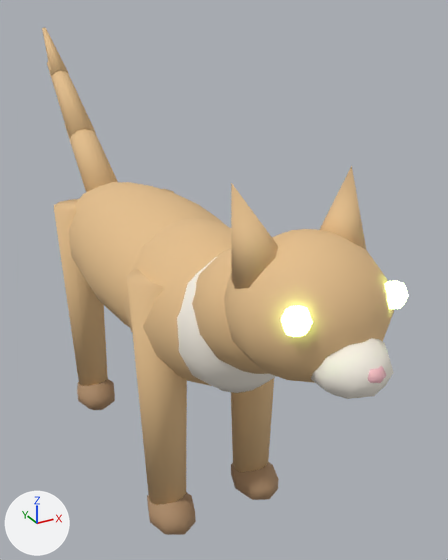
An edit to the glTF model assets/pbr/animal_cat.glb, drawn before and after from the same camera.
Rendered twice from a camera (50 mm lens) standing at (-0.344, -0.825, 0.71) and looking at (0.098, -0.021, 0.308). The axes (+X, +Y, +Z) are drawn at lower left. The lights are the same throughout. The first picture is the older version.

Objects in the first picture: 'animal_cat_body', 'animal_cat_chest', 'animal_cat_ear_L', 'animal_cat_ear_R', 'animal_cat_head', 'animal_cat_leg_BL', 'animal_cat_leg_BR', 'animal_cat_leg_FL', 'animal_cat_leg_FR', 'animal_cat_muzzle', 'animal_cat_neck', 'animal_cat_paw_BL', 'animal_cat_paw_FL', 'animal_cat_paw_FR', 'animal_cat_ruff', 'animal_cat_tail0', 'animal_cat_tail1', 'animal_cat_tail2' and 3 more.
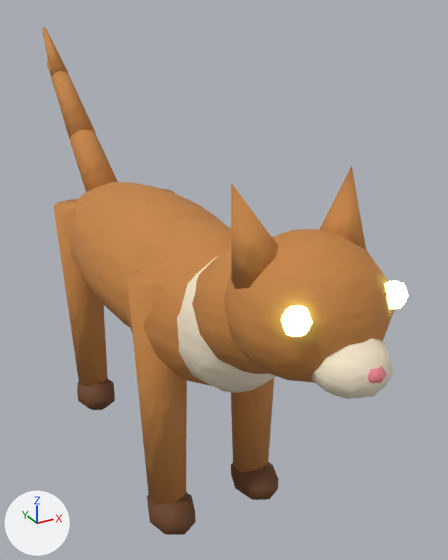
What changed in the scene script:
```text
Add img_vcw_tex_paint_animal_cat_point_orm:
    img_vcw_tex_paint_animal_cat_point_orm = load_image('vcw_tex_paint_animal_cat_point_orm', '_unpacked/vcw_tex_paint_animal_cat_point_orm', 128, 128, 'Non-Color')
Add img_vcw_tex_paint_animal_cat_point_normal:
    img_vcw_tex_paint_animal_cat_point_normal = load_image('vcw_tex_paint_animal_cat_point_normal', '_unpacked/vcw_tex_paint_animal_cat_point_normal', 128, 128, 'Non-Color')
Add img_vcw_tex_paint_animal_cat_point_albedo:
    img_vcw_tex_paint_animal_cat_point_albedo = load_image('vcw_tex_paint_animal_cat_point_albedo', '_unpacked/vcw_tex_paint_animal_cat_point_albedo', 128, 128, 'sRGB')
Add img_vcw_tex_paint_animal_cat_fur_normal:
    img_vcw_tex_paint_animal_cat_fur_normal = load_image('vcw_tex_paint_animal_cat_fur_normal', '_unpacked/vcw_tex_paint_animal_cat_fur_normal', 128, 128, 'Non-Color')
Add img_vcw_tex_paint_animal_cat_fur_orm:
    img_vcw_tex_paint_animal_cat_fur_orm = load_image('vcw_tex_paint_animal_cat_fur_orm', '_unpacked/vcw_tex_paint_animal_cat_fur_orm', 128, 128, 'Non-Color')
Add img_vcw_tex_paint_animal_cat_fur_albedo:
    img_vcw_tex_paint_animal_cat_fur_albedo = load_image('vcw_tex_paint_animal_cat_fur_albedo', '_unpacked/vcw_tex_paint_animal_cat_fur_albedo', 128, 128, 'sRGB')
Change mat_animal_cat_fur:
    remove # nodes: BsdfPrincipled, OutputMaterial
    remove # colours: beige #e5bf8b
    nodes: BsdfPrincipled, NormalMap, OutputMaterial, SeparateColor, TexImage x3
    uses the picture img_vcw_tex_paint_animal_cat_fur_albedo
    uses the picture img_vcw_tex_paint_animal_cat_fur_normal
    uses the picture img_vcw_tex_paint_animal_cat_fur_orm
Change mat_animal_cat_point:
    remove # nodes: BsdfPrincipled, OutputMaterial
    remove # colours: brown #ad8b69
    nodes: BsdfPrincipled, NormalMap, OutputMaterial, SeparateColor, TexImage x3
    uses the picture img_vcw_tex_paint_animal_cat_point_albedo
    uses the picture img_vcw_tex_paint_animal_cat_point_normal
    uses the picture img_vcw_tex_paint_animal_cat_point_orm
```

Pixel boxes (x1, y1, x2, y2) of what changed, in the pictures (448 x 560 px):
'animal_cat_head', surface changed (beige to orange): (224, 229, 394, 383) in both
'animal_cat_body', surface changed (beige to orange): (69, 182, 224, 327) in both
'animal_cat_leg_FL', surface changed (beige to brown): (127, 269, 187, 505) in both
'animal_cat_chest', surface changed (beige to orange): (123, 218, 231, 386) in both
'animal_cat_leg_BL', surface changed (beige to brown): (54, 199, 108, 386) in both
'animal_cat_neck', surface changed (beige to orange): (192, 249, 269, 374) in both
'animal_cat_leg_FR', surface changed (darker): (231, 378, 274, 472) in both
'animal_cat_ear_L', surface changed (beige to orange): (231, 183, 278, 289) in both
'animal_cat_ear_R', surface changed (beige to orange): (320, 166, 366, 249) in both
'animal_cat_tail0', surface changed (beige to orange): (64, 122, 118, 192) in both
'animal_cat_paw_FL', surface changed (darker): (147, 492, 196, 535) in both
'animal_cat_tail1', surface changed (beige to orange): (47, 60, 95, 138) in both
'animal_cat_paw_FR', surface changed (darker): (231, 462, 279, 500) in both
'animal_cat_paw_BL', surface changed (darker): (77, 379, 115, 410) in both
'animal_cat_tail2', surface changed (beige to orange): (42, 27, 69, 76) in both
'animal_cat_leg_BR', surface changed: (163, 189, 174, 193) in both
